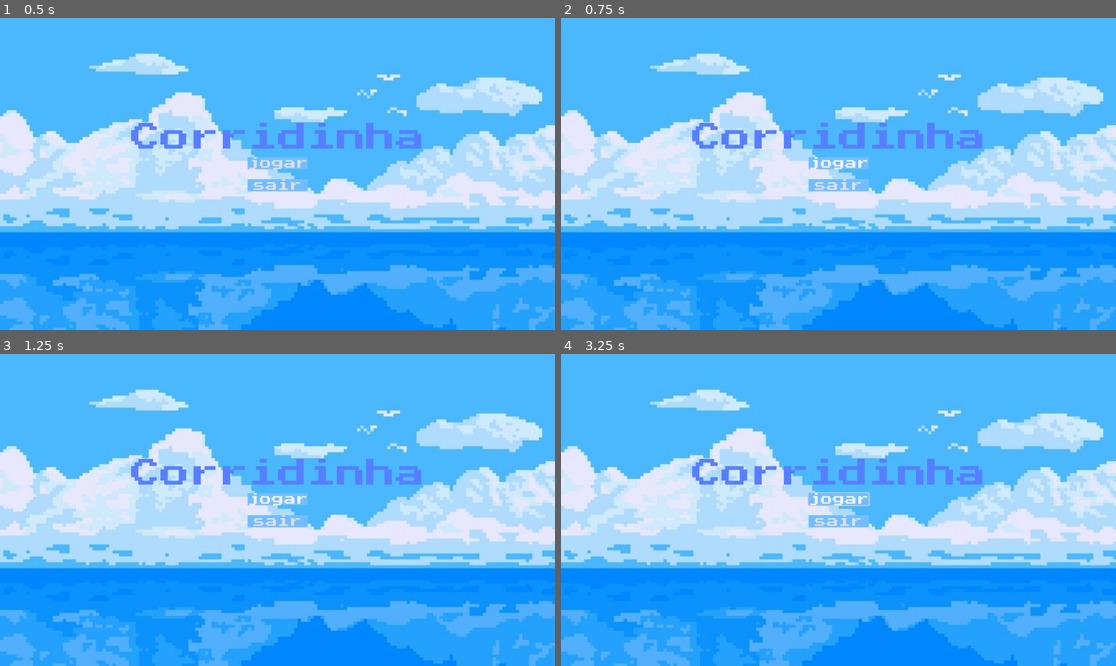
Above: before the commit, frames 1-4 (two rows, left to right).
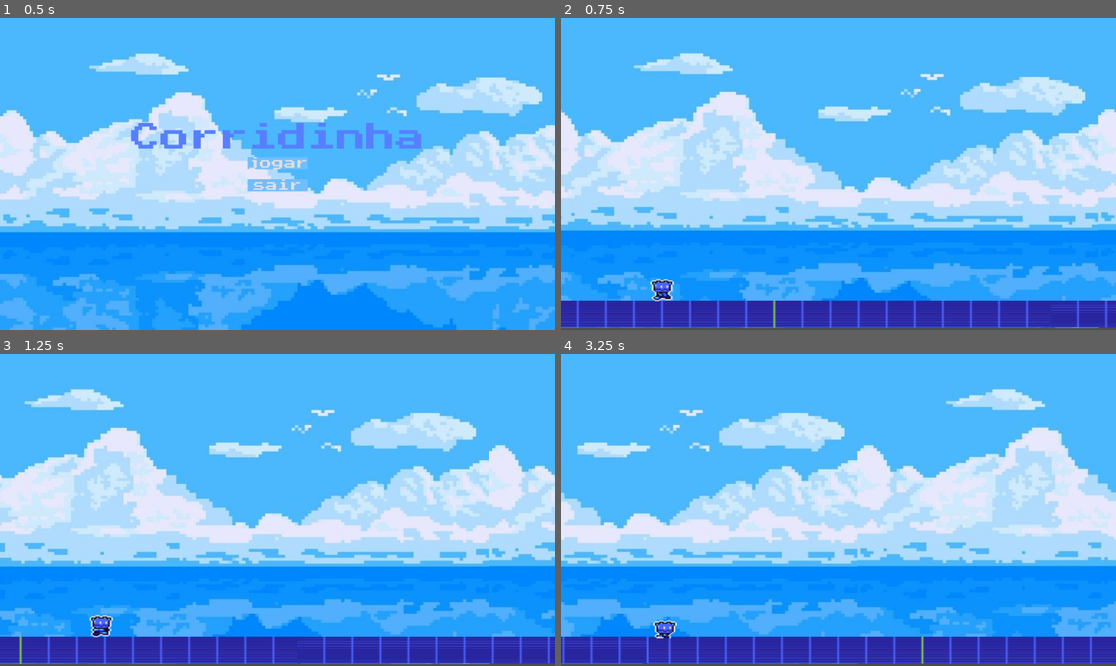
Above: after the commit, the same moments.

Repository: lourdess8/runnerjogo
Game: Godot game, scene res://menu.tscn
Same seed, same stepped clock (60 frames per second), same inputs: the game is played once before the commit and once after it.
Inputs (mouse positions are in pixels of both pictures, inside the frame that each line leads up to):
- Up to frame 1 (0.5 s): no input
- Up to frame 2 (0.75 s): click "jogar" at 0.5 s
- Up to frame 3 (1.25 s): no input
- Up to frame 4 (3.25 s): click (838, 500) at 1.25 s, where only the run before the commit has a clickable "jogar"; tap Enter (ui_accept) at 2, 2.1, 2.27, 2.57, 2.85, 3.02 s; hold Right (ui_right) from 2.03 s (still down)

Frame 1 is identical in both runs. In frame 2, 32% of the frame differs, in the area x 0-100%, y 11-100%; in frame 3, 42%; in frame 4, 47%.

Commit message:
jogo runner 10000
batata

Diff:
--- a/control.gd
+++ b/control.gd
@@ -12,7 +12,7 @@
 
 
 func _on_jogar_pressed() -> void:
-	get_tree().change_scene_to_file("res://jogo.tscn")
+	get_tree().change_scene_to_file("res://jogos.tscn")
 
 
 func _on_sair_pressed() -> void:
--- /dev/null
+++ b/jogador.gd
@@ -0,0 +1,25 @@
+extends CharacterBody2D
+
+
+const SPEED = 300.0
+const JUMP_VELOCITY = -400.0
+
+
+func _physics_process(delta: float) -> void:
+	# Add the gravity.
+	if not is_on_floor():
+		velocity += get_gravity() * delta
+
+	# Handle jump.
+	if Input.is_action_just_pressed("ui_accept") and is_on_floor():
+		velocity.y = JUMP_VELOCITY
+
+	# Get the input direction and handle the movement/deceleration.
+	# As good practice, you should replace UI actions with custom gameplay actions.
+	var direction := Input.get_axis("ui_left", "ui_right")
+	if direction:
+		velocity.x = direction * SPEED
+	else:
+		velocity.x = move_toward(velocity.x, 0, SPEED)
+
+	move_and_slide()
--- a/jogos.tscn
+++ b/jogos.tscn
@@ -3,9 +3,72 @@
 [ext_resource type="Script" uid="uid://cwqp553sli38c" path="res://jogos.gd" id="1_3jg3a"]
 [ext_resource type="Texture2D" uid="uid://bdudh8qtyey1j" path="res://fundojogoazul.jpg" id="1_7gsa3"]
 [ext_resource type="Texture2D" uid="uid://dvtdgfnr0x1v5" path="res://background.png" id="2_3jg3a"]
+[ext_resource type="Texture2D" uid="uid://d2k2817e0wkgt" path="res://player.png" id="4_etxs6"]
 
 [sub_resource type="RectangleShape2D" id="RectangleShape2D_etxs6"]
 size = Vector2(2716.625, 54)
+
+[sub_resource type="AtlasTexture" id="AtlasTexture_7mc8i"]
+atlas = ExtResource("4_etxs6")
+region = Rect2(0, 0, 48, 48)
+
+[sub_resource type="AtlasTexture" id="AtlasTexture_e2eet"]
+atlas = ExtResource("4_etxs6")
+region = Rect2(48, 0, 48, 48)
+
+[sub_resource type="AtlasTexture" id="AtlasTexture_ql3mk"]
+atlas = ExtResource("4_etxs6")
+region = Rect2(96, 0, 48, 48)
+
+[sub_resource type="AtlasTexture" id="AtlasTexture_qgwxl"]
+atlas = ExtResource("4_etxs6")
+region = Rect2(144, 0, 48, 48)
+
+[sub_resource type="AtlasTexture" id="AtlasTexture_v1q4f"]
+atlas = ExtResource("4_etxs6")
+region = Rect2(192, 0, 48, 48)
+
+[sub_resource type="AtlasTexture" id="AtlasTexture_8frvp"]
+atlas = ExtResource("4_etxs6")
+region = Rect2(240, 0, 48, 48)
+
+[sub_resource type="AtlasTexture" id="AtlasTexture_86qbu"]
+atlas = ExtResource("4_etxs6")
+region = Rect2(0, 48, 48, 48)
+
+[sub_resource type="SpriteFrames" id="SpriteFrames_vybyv"]
+animations = [{
+"frames": [{
+"duration": 1.0,
+"texture": SubResource("AtlasTexture_7mc8i")
+}, {
+"duration": 1.0,
+"texture": SubResource("AtlasTexture_e2eet")
+}, {
+"duration": 1.0,
+"texture": SubResource("AtlasTexture_ql3mk")
+}, {
+"duration": 1.0,
+"texture": SubResource("AtlasTexture_qgwxl")
+}, {
+"duration": 1.0,
+"texture": SubResource("AtlasTexture_v1q4f")
+}, {
+"duration": 1.0,
+"texture": SubResource("AtlasTexture_8frvp")
+}],
+"loop": true,
+"name": &"default",
+"speed": 5.0
+}, {
+"frames": [{
+"duration": 1.0,
+"texture": SubResource("AtlasTexture_86qbu")
+}],
+"loop": true,
+"name": &"pular",
+"speed": 5.0
+}]
 
 [node name="jogos" type="Node2D" unique_id=1605257099]
 script = ExtResource("1_3jg3a")
@@ -35,3 +98,14 @@
 [node name="corpochao" type="CollisionShape2D" parent="chaofisico" unique_id=2024862732]
 position = Vector2(1358.6875, 617)
 shape = SubResource("RectangleShape2D_etxs6")
+
+[node name="jogador" type="CharacterBody2D" parent="." unique_id=1575815856]
+
+[node name="corpo" type="CollisionShape2D" parent="jogador" unique_id=1257629600]
+
+[node name="imagem" type="AnimatedSprite2D" parent="jogador" unique_id=1516250513]
+position = Vector2(209.99998, 573)
+scale = Vector2(3, 2.1458333)
+sprite_frames = SubResource("SpriteFrames_vybyv")
+animation = &"pular"
+autoplay = "default"
Not shown, added: jogador.gd.uid
Binary file added: player.png
Not shown, added: player.png.import
